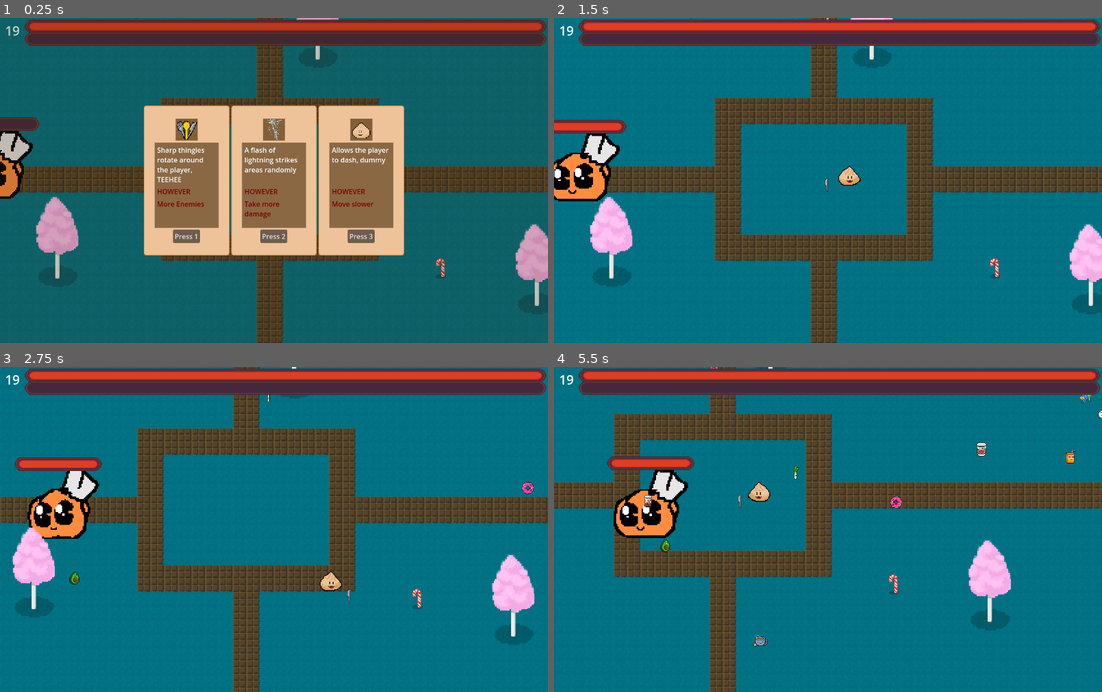
Above: before the commit, frames 1-4 (two rows, left to right).
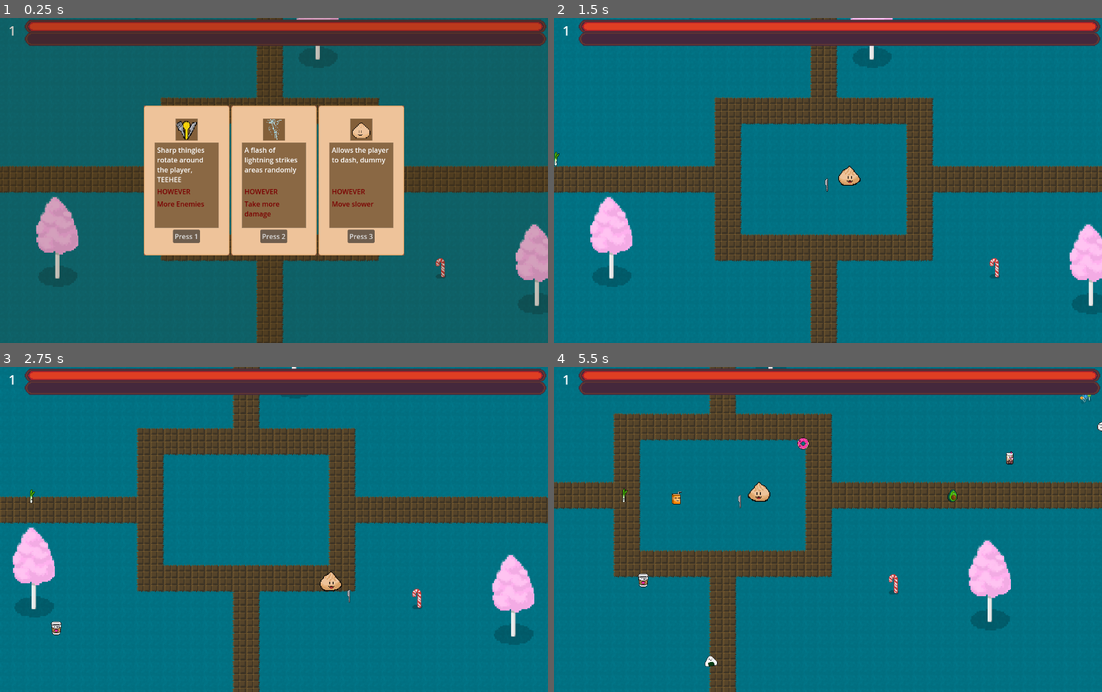
Above: after the commit, the same moments.

Repository: SteamedKoko/Gluttony
Game: Godot game, scene res://scenes/arena/arena.tscn
Two runs of this game, one before a commit and one after it. Both use one fixed random seed, a clock stepped at 60 frames per second and the inputs below.
Inputs:
- Up to frame 1 (0.25 s): no input
- Up to frame 2 (1.5 s): click "Press 1" at 0.5 s; tap Enter at 1.25 s; hold F (right) from 1.28 s (still down); hold J (dash) from 1.28 s (still down)
- Up to frame 3 (2.75 s): release F (right) at 2.03 s; release J (dash) at 2.03 s; hold Down (down) from 2.03 s (still down); tap Enter at 2.1 s
- Up to frame 4 (5.5 s): release Down (down) at 2.78 s; hold F (right) 2.78-3.53 s; hold J (dash) 2.78-3.53 s; hold Up (up) 3.53-4.28 s; tap Enter at 3.6, 5.1 s; hold J (dash) 4.28-5.03 s; hold S (left) from 4.28 s (still down)

The runs differ from the first frame. In frame 1, 1.2% of the frame differs, in the area x 0-8%, y 2-56%; in frame 2, 2.4%; in frame 3, 2.8%; in frame 4, 3.3%, in the area x 1-100%, y 0-93%.

Commit message:
rename files to not have spaces; export settings

Diff:
--- a/globals/game_manager.gd
+++ b/globals/game_manager.gd
@@ -41,8 +41,8 @@
 
 func _ready() -> void:
 	#TODO fix post and pausing all busted up with menus
+	print('hi')
 	load_up_shiat()
-	player.current_level = 19
 	# load_test()
 
 func load_test() -> void:
--- a/globals/global_sprite_assets.gd
+++ b/globals/global_sprite_assets.gd
@@ -38,7 +38,7 @@
 	MonsterSprites.AVOCADO : { "resource" = preload("res://entities/monsters/sprites/avocado.png") },
 	MonsterSprites.BOBA: { "resource" = preload("res://entities/monsters/sprites/boba.png") },
 	MonsterSprites.BREAD: { "resource" = preload("res://entities/monsters/sprites/bread.png") },
-	MonsterSprites.CARROT_CAKE: { "resource" = preload("res://entities/monsters/sprites/carrot cake.png") },
+	MonsterSprites.CARROT_CAKE: { "resource" = preload("res://entities/monsters/sprites/carrot_cake.png") },
 	MonsterSprites.COFFEE: { "resource" = preload("res://entities/monsters/sprites/coffee.png") },
 	MonsterSprites.CORNDOG: { "resource" = preload("res://entities/monsters/sprites/corndog.png") },
 	MonsterSprites.DONUT: { "resource" = preload("res://entities/monsters/sprites/donut.png") },
@@ -54,7 +54,7 @@
 	MonsterSprites.PIE: { "resource" = preload("res://entities/monsters/sprites/pie.png") },
 	MonsterSprites.PIZZA: { "resource" = preload("res://entities/monsters/sprites/pizza.png") },
 	MonsterSprites.POPTART: { "resource" = preload("res://entities/monsters/sprites/poptart.png") },
-	MonsterSprites.SPRING_ONION: { "resource" = preload("res://entities/monsters/sprites/spring onion.png") },
+	MonsterSprites.SPRING_ONION: { "resource" = preload("res://entities/monsters/sprites/spring_onion.png") },
 	MonsterSprites.TEACUP: { "resource" = preload("res://entities/monsters/sprites/teacup.png" ) }
 }
 
--- a/project.godot
+++ b/project.godot
@@ -92,3 +92,5 @@
 [rendering]
 
 textures/canvas_textures/default_texture_filter=0
+renderer/rendering_method="gl_compatibility"
+renderer/rendering_method.mobile="gl_compatibility"
Renamed: entities/monsters/sprites/carrot cake.png -> entities/monsters/sprites/carrot_cake.png
Not shown, changed: entities/monsters/sprites/carrot_cake.png.import
Renamed: entities/monsters/sprites/spring onion.png -> entities/monsters/sprites/spring_onion.png
Not shown, changed: entities/monsters/sprites/spring_onion.png.import
Not shown, added: export_presets.cfg
